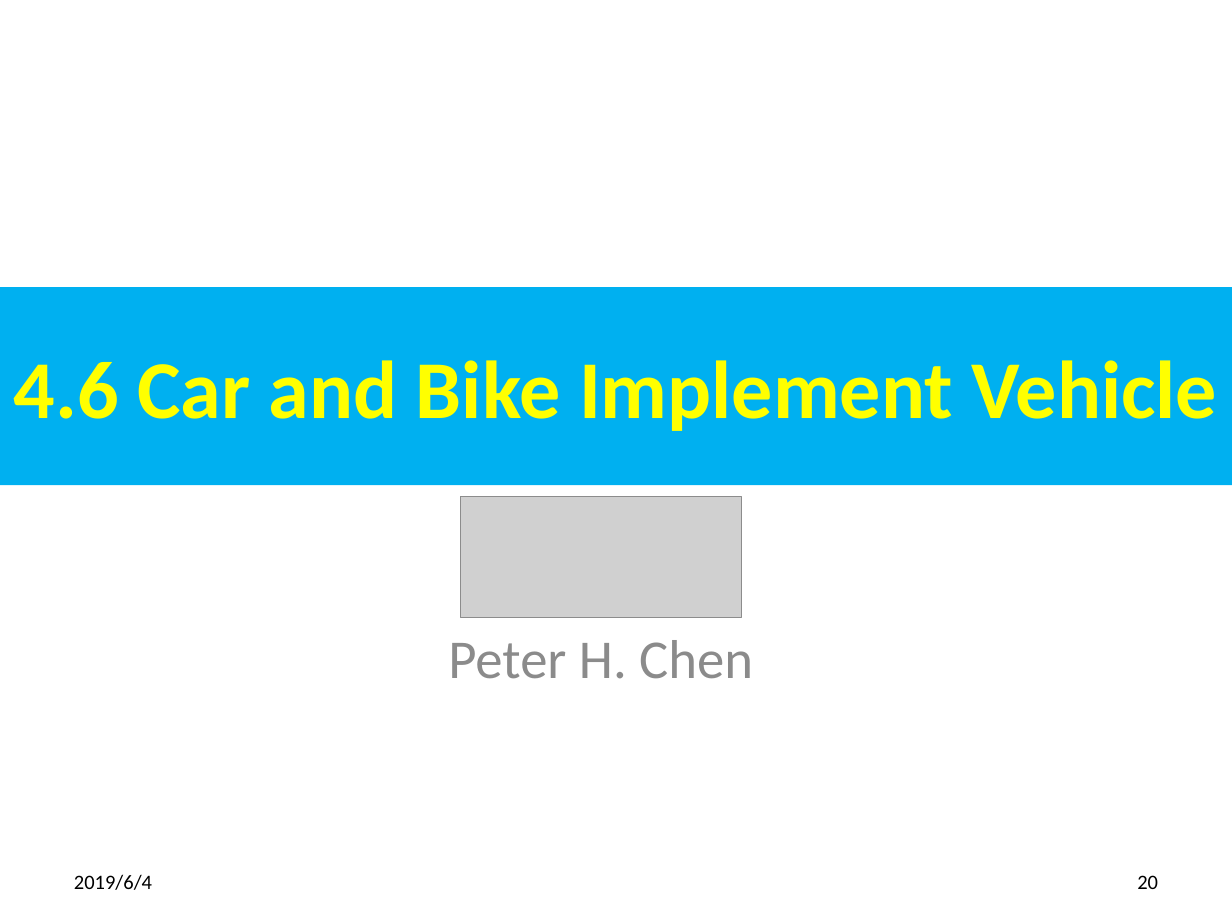
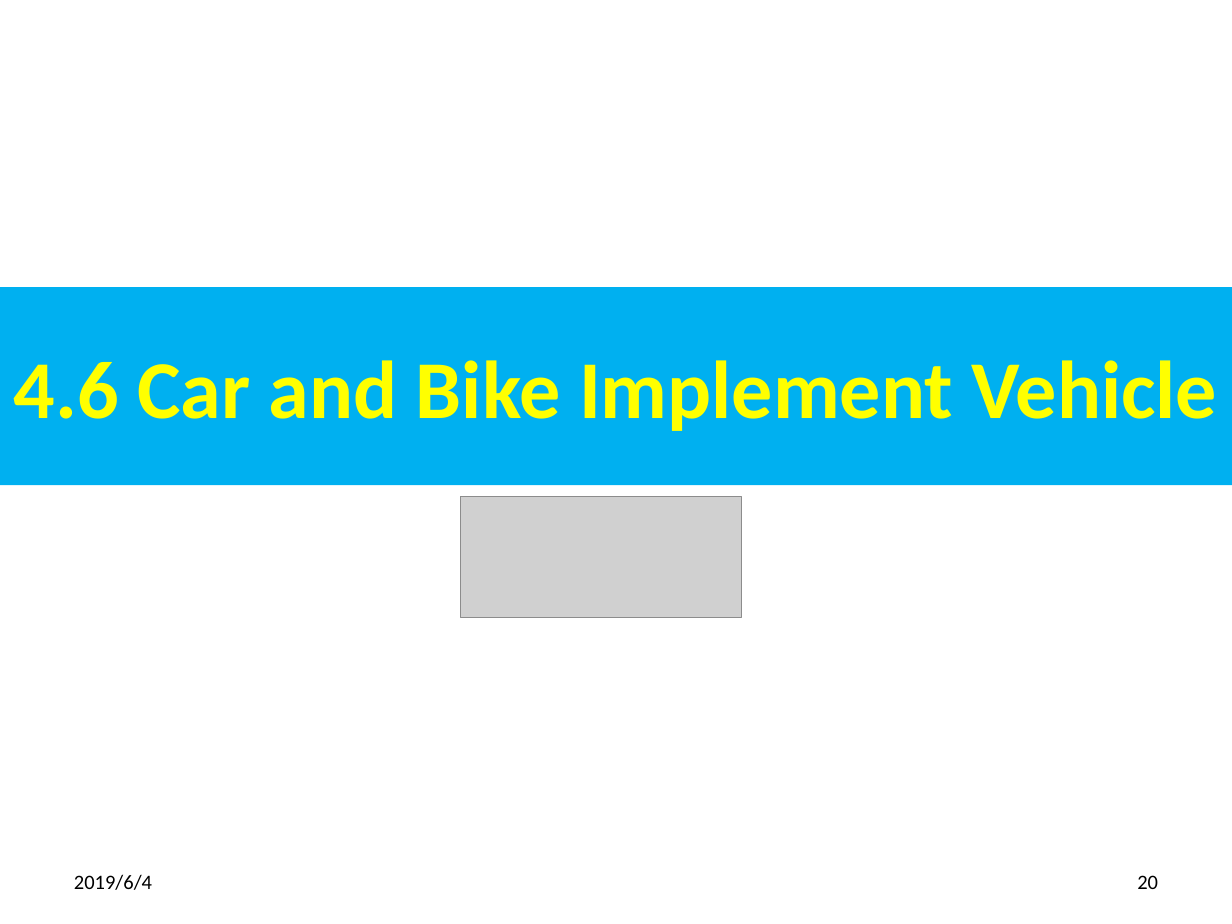
Before and after one commit to peterhchen/300-Maven-Proj, a slide deck: slide 20 of 04_AppContext/04_AppContext.pptx. Drawn at 1232x924 pixels with LibreOffice and Linux fonts; fonts in the diff are those of the drawing; grey boxes stand for pictures. Boxes give left, top, right and bottom in pixels: in the first picture for what was removed or moved away, otherwise in the second. Text is boxed around its words. In the diff, an @@ line names an element or a change of style, - is before the commit and + after.

```diff
--- a/04_AppContext/04_AppContext.pptx
+++ b/04_AppContext/04_AppContext.pptx
@@ subtitle removed at box(448, 640, 753, 679) @@
-Peter H. Chen
```
Also in this commit, not shown: 6 other slides changed, 8 other files.
